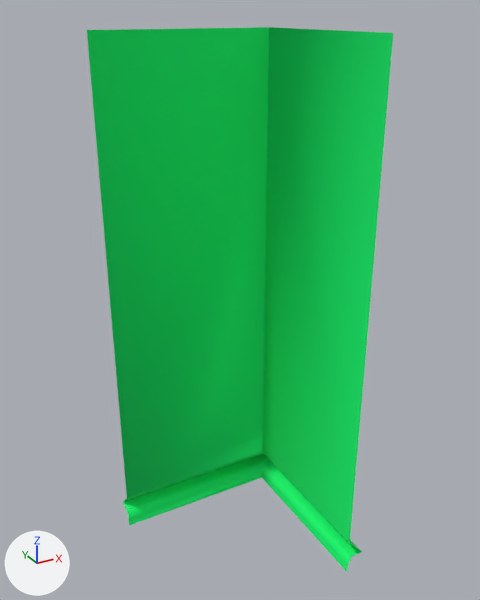
What one commit did to the FBX model Project Peter's Band UE4/Content/BaseModels/3x9m_innercornerwall.FBX.
Before and after are seen from a 50 mm lens placed at (-4.67, -8.62, 4.79), pointed at (0.14, 0.13, 0.41). Every picture has the same lights, and +X, +Y and +Z are marked at lower left.

Names of what the first picture shows: '3x9_innercorner'.
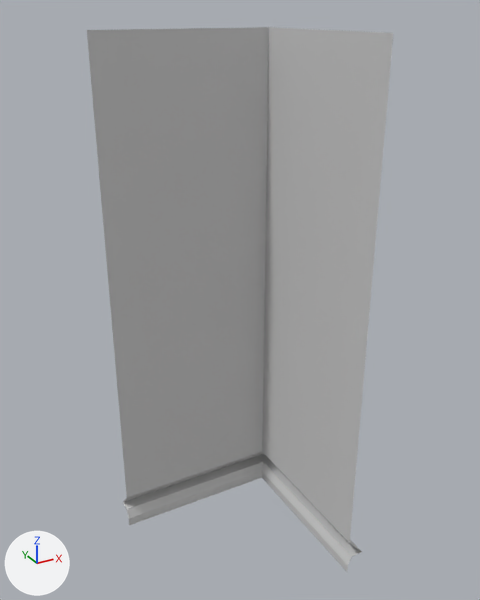
Diff of the bpy script that builds the scene:
```diff
--- a/Project Peter's Band UE4/Content/BaseModels/3x9m_innercornerwall.FBX.py
+++ b/Project Peter's Band UE4/Content/BaseModels/3x9m_innercornerwall.FBX.py
@@ mat_done @@
 mat_done = principled_material('Done')
-mat_done.base_color = (0.0, 1.0, 0.165)  # green #00ff71
+mat_done.base_color = (0.588, 0.588, 0.588)  # light grey #cacaca
 mat_done.roughness = 0.859
@@ me_mesh @@
 me_mesh.from_pydata(...)  # 18 vertices, 10 faces; spans x -65.0..65.0, y -177.0..177.0, z -65.0..65.0
 # used by ob_3x9_innercorner; location = (0.0, 0.0, 0.0); rotation_euler = (-1.571, 0.0, 0.0), in degrees (-90, 0, 0); scale = (-0.0254, -0.0254, -0.0254)
+# me_mesh part 1: edges marked sharp go from 12 to 0
 me_mesh.materials.append(mat_done)
```

Changed parts and their boxes [x1, y1, x2, y2] in the pictures (480 x 600 px):
'3x9_innercorner', recoloured, shading changed (green to grey)
    both: [87, 27, 393, 572]
